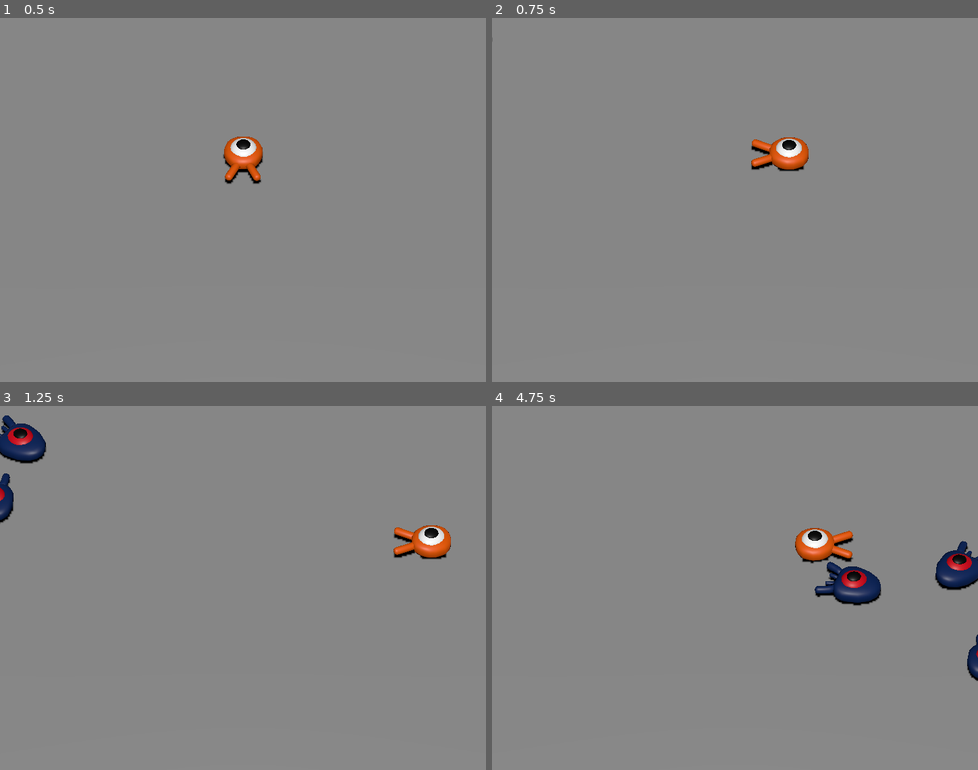
Above: before the commit, frames 1-4 (two rows, left to right).
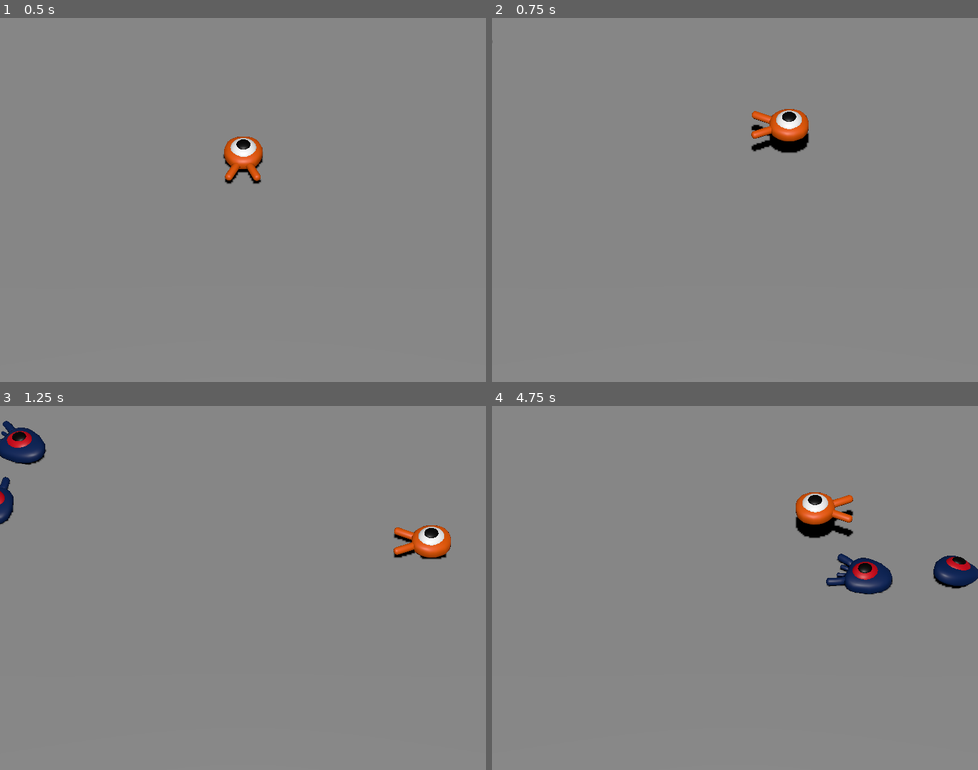
Above: after the commit, the same moments.

Repository: chapmanh/20230723---Squash-the-Creeps
Game: Godot game, scene res://main.tscn
Same seed, same stepped clock (60 frames per second), same inputs: the game is played once before the commit and once after it.
Inputs:
- Up to frame 1 (0.5 s): no input
- Up to frame 2 (0.75 s): tap Enter at 0.5 s; hold Right (move_right) from 0.53 s (still down); tap Space (jump) at 0.6 s
- Up to frame 3 (1.25 s): keep holding Right (move_right); tap Space (jump) at 0.77, 1.07 s
- Up to frame 4 (4.75 s): release Right (move_right) at 1.28 s; hold Down (move_down) 1.28-2.03 s; tap Space (jump) at 1.35, 1.52, 1.82, 2.1, 2.85, 3.02, 3.32, 3.6, 3.77, 4.07, 4.35, 4.52 s; hold Right (move_right) 2.03-2.78 s; hold Up (move_up) 2.78-3.53 s; hold Left (move_left) from 3.53 s (still down)

Frame 1 is identical in both runs. In frame 2, 1.6% of the frame differs, in the area x 0-66%, y 5-43%; in frame 3, 0.6%; in frame 4, 3.7%, in the area x 62-100%, y 23-76%.

Commit message:
Jump and squash

Diff:
--- a/main.tscn
+++ b/main.tscn
@@ -29,6 +29,8 @@
 
 [node name="Ground" type="StaticBody3D" parent="."]
 transform = Transform3D(1, 0, 0, 0, 1, 0, 0, 0, 1, 0, -1, 0)
+collision_layer = 4
+collision_mask = 0
 
 [node name="CollisionShape3D" type="CollisionShape3D" parent="Ground"]
 shape = SubResource("BoxShape3D_i4lvw")
--- a/mob.gd
+++ b/mob.gd
@@ -1,4 +1,7 @@
 extends CharacterBody3D
+
+# Emitted when the player jumps on the mob.
+signal squashed
 
 # Minimum speed of the mob in meters per second.
 @export var min_speed = 10
@@ -28,3 +31,7 @@
 
 func _on_visibility_notifier_screen_exited():
 	queue_free()
+
+func squash():
+	squashed.emit()
+	queue_free()
--- a/mob.tscn
+++ b/mob.tscn
@@ -4,9 +4,11 @@
 [ext_resource type="PackedScene" uid="uid://72es76y4eqst" path="res://art/mob.glb" id="1_ts8e7"]
 
 [sub_resource type="BoxShape3D" id="BoxShape3D_jb352"]
-size = Vector3(1.78972, 0.897568, 1.99889)
+size = Vector3(1.78972, 2.64254, 1.99889)
 
-[node name="Mob" type="CharacterBody3D"]
+[node name="Mob" type="CharacterBody3D" groups=["mob"]]
+collision_layer = 2
+collision_mask = 0
 script = ExtResource("1_ajv5x")
 
 [node name="Pivot" type="Node3D" parent="."]
--- a/player.gd
+++ b/player.gd
@@ -4,6 +4,11 @@
 @export var speed = 14
 # The downward acceleration when in the air, in meters per second squared.
 @export var fall_acceleration = 75
+# Vertical impulse applied to the character upon jumping in meters per second.
+@export var jump_impulse = 20
+# Vertical impulse applied to the character upon bouncing over a mob in meters per second.
+@export var bounce_impulse = 16
+
 # The direction in which to move the character. Zero vector by default (no player input).
 # Defined as a property to reuse its value across frames.
 # In 3D, the distance unit is meters. In 2D, it's the pixel - very different scales!
@@ -34,9 +39,30 @@
 	target_velocity.x = direction.x * speed
 	target_velocity.z = direction.z * speed
 
-	# Vertical velocity
+	# Vertical velocity.
 	if not is_on_floor(): # If in the air, fall towards the floor, i.e apply gravity
 		target_velocity.y = target_velocity.y - (fall_acceleration * delta)
+
+	# Jumping.
+	if is_on_floor() and Input.is_action_just_pressed("jump"):
+		target_velocity.y = jump_impulse
+
+	# Iterate through all collisions that occurred this frame.
+	for index in range(get_slide_collision_count()):
+		# We get one of the collisions with the player
+		var collision = get_slide_collision(index)
+
+		# If the collision is with the ground
+		if collision.get_collider() == null:
+			continue
+
+		# If the collision is with a mob
+		if collision.get_collider().is_in_group("mob"):
+			var mob = collision.get_collider()
+			if Vector3.UP.dot(collision.get_normal()) > 0.1:
+				# If so, we squash it and bounce.
+				mob.squash()
+				target_velocity.y = bounce_impulse
 
 	# Moving the Player
 	self.velocity = target_velocity
--- a/player.tscn
+++ b/player.tscn
@@ -7,6 +7,7 @@
 radius = 0.9
 
 [node name="Player" type="CharacterBody3D"]
+collision_mask = 6
 script = ExtResource("1_cswxx")
 
 [node name="Pivot" type="Node3D" parent="."]
--- a/project.godot
+++ b/project.godot
@@ -61,6 +61,12 @@
 ]
 }
 
+[layer_names]
+
+3d_physics/layer_1="player"
+3d_physics/layer_2="enemies"
+3d_physics/layer_3="world"
+
 [rendering]
 
 quality/driver/driver_name="GLES2"
